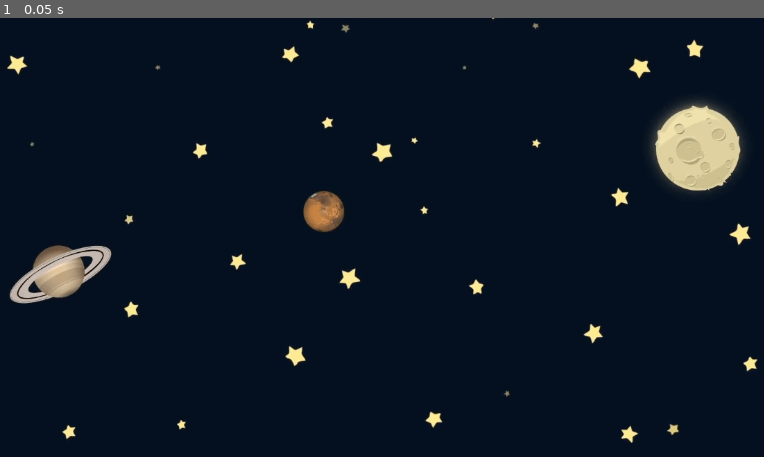
Above: before the commit, frame 1.
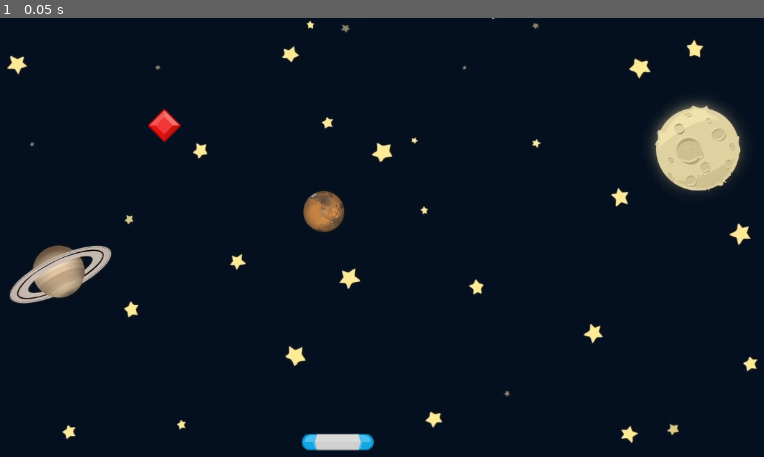
Above: after the commit, the same moment.

Repository: shashwat0173/GemCatcher
Game: Godot game, scene res://scenes/game.tscn
Same seed, same stepped clock (60 frames per second), same inputs: the game is played once before the commit and once after it.
Inputs:
- Up to frame 1 (0.05 s): no input

The runs differ from the first frame. In frame 1, 0.5% of the frame differs, in the area x 19-49%, y 20-99%.

Commit message:
Paddle Scene + Gem Scene

Diff:
--- a/scenes/game.tscn
+++ b/scenes/game.tscn
@@ -1,6 +1,8 @@
-[gd_scene load_steps=2 format=3 uid="uid://crvpjod506flc"]
+[gd_scene load_steps=4 format=3 uid="uid://crvpjod506flc"]
 
 [ext_resource type="Texture2D" uid="uid://gtwovyoc2481" path="res://assets/GameBg.png" id="1_qjo0g"]
+[ext_resource type="PackedScene" uid="uid://he2qkbisngxb" path="res://scenes/paddle.tscn" id="2_bxm0i"]
+[ext_resource type="PackedScene" uid="uid://cl7bww6fqiw5n" path="res://scenes/gem.tscn" id="3_q5max"]
 
 [node name="Game" type="Node2D"]
 
@@ -8,3 +10,9 @@
 position = Vector2(530, 285)
 scale = Vector2(0.7, 0.7)
 texture = ExtResource("1_qjo0g")
+
+[node name="Paddle" parent="." instance=ExtResource("2_bxm0i")]
+position = Vector2(513, 612)
+
+[node name="Gem" parent="." instance=ExtResource("3_q5max")]
+position = Vector2(263, 155)
--- /dev/null
+++ b/scenes/gem.tscn
@@ -0,0 +1,16 @@
+[gd_scene load_steps=3 format=3 uid="uid://cl7bww6fqiw5n"]
+
+[ext_resource type="Texture2D" uid="uid://d001hal3toec2" path="res://assets/element_red_diamond.png" id="1_ohuqj"]
+
+[sub_resource type="RectangleShape2D" id="RectangleShape2D_ewuy4"]
+size = Vector2(35, 35)
+
+[node name="Gem" type="Area2D"]
+
+[node name="Sprite2D" type="Sprite2D" parent="."]
+texture = ExtResource("1_ohuqj")
+
+[node name="CollisionShape2D" type="CollisionShape2D" parent="."]
+rotation = 0.785398
+scale = Vector2(1, 1)
+shape = SubResource("RectangleShape2D_ewuy4")
--- /dev/null
+++ b/scenes/paddle.tscn
@@ -0,0 +1,16 @@
+[gd_scene load_steps=3 format=3 uid="uid://he2qkbisngxb"]
+
+[ext_resource type="Texture2D" uid="uid://dufnbljf13in4" path="res://assets/paddleBlu.png" id="1_fejpi"]
+
+[sub_resource type="CapsuleShape2D" id="CapsuleShape2D_a1mm5"]
+radius = 12.0
+height = 102.0
+
+[node name="Paddle" type="Area2D"]
+
+[node name="Sprite2D" type="Sprite2D" parent="."]
+texture = ExtResource("1_fejpi")
+
+[node name="CollisionShape2D" type="CollisionShape2D" parent="."]
+rotation = 1.5708
+shape = SubResource("CapsuleShape2D_a1mm5")
